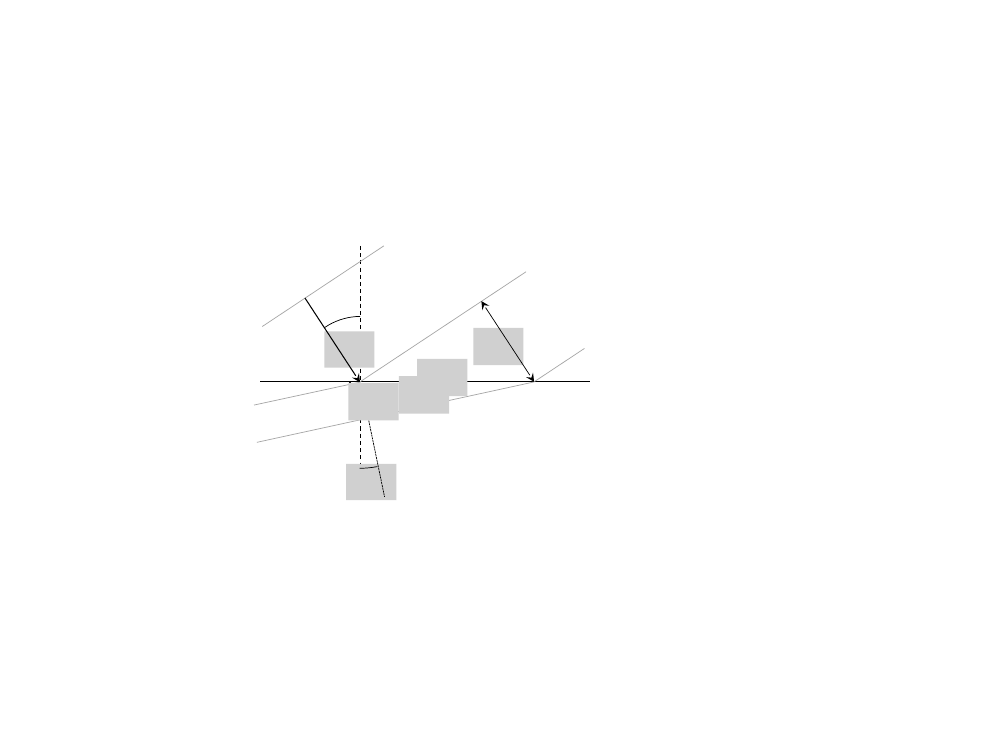
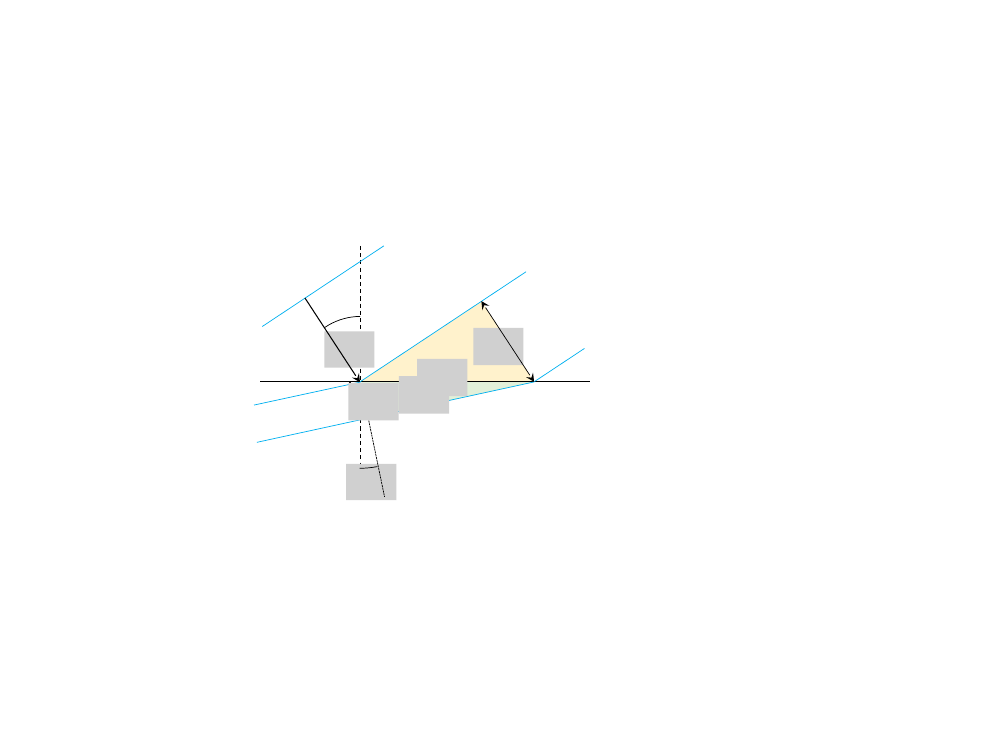
Before and after one commit to RichmondPhysics/132, a slide deck: slide 1 of StudentGuideModule2/deriving_snells_law/deriving_snell.pptx. Drawn at 1008x756 pixels with LibreOffice and Linux fonts; fonts in the diff are those of the drawing; grey boxes stand for pictures. Boxes give left, top, right and bottom in pixels: in the first picture for what was removed or moved away, otherwise in the second. Text is boxed around its words. In the diff, an @@ line names an element or a change of style, - is before the commit and + after.

```diff
--- a/StudentGuideModule2/deriving_snells_law/deriving_snell.pptx
+++ b/StudentGuideModule2/deriving_snells_law/deriving_snell.pptx
@@ line (262, 327) - (384, 246): stroke #A6A6A6 0.5 pt to #00B0F0 0.5 pt @@
@@ line (360, 382) - (526, 272): stroke #A6A6A6 0.5 pt to #00B0F0 0.5 pt @@
@@ freeform shape added at [360,301,533,382], fill #FFF2CC @@
@@ line (534, 382) - (585, 349): stroke #A6A6A6 0.5 pt to #00B0F0 0.5 pt @@
@@ line (254, 405) - (361, 382): stroke #A6A6A6 0.5 pt to #00B0F0 0.5 pt @@
@@ line (257, 443) - (534, 382): stroke #A6A6A6 0.5 pt to #00B0F0 0.5 pt @@
@@ freeform shape added at [361,382,534,418], fill #E2F0D9 @@
```
Also in this commit, not shown: 9 other files.
